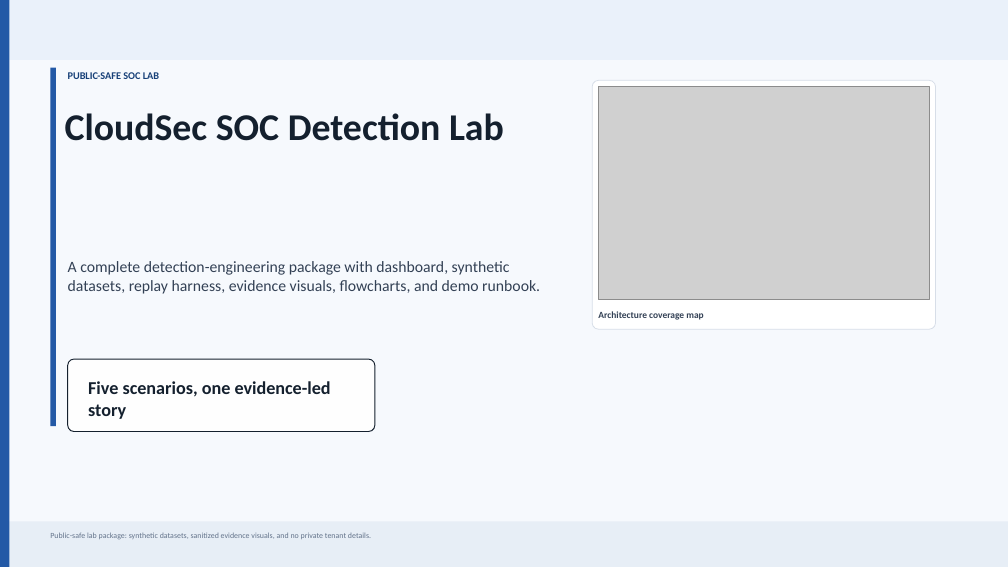
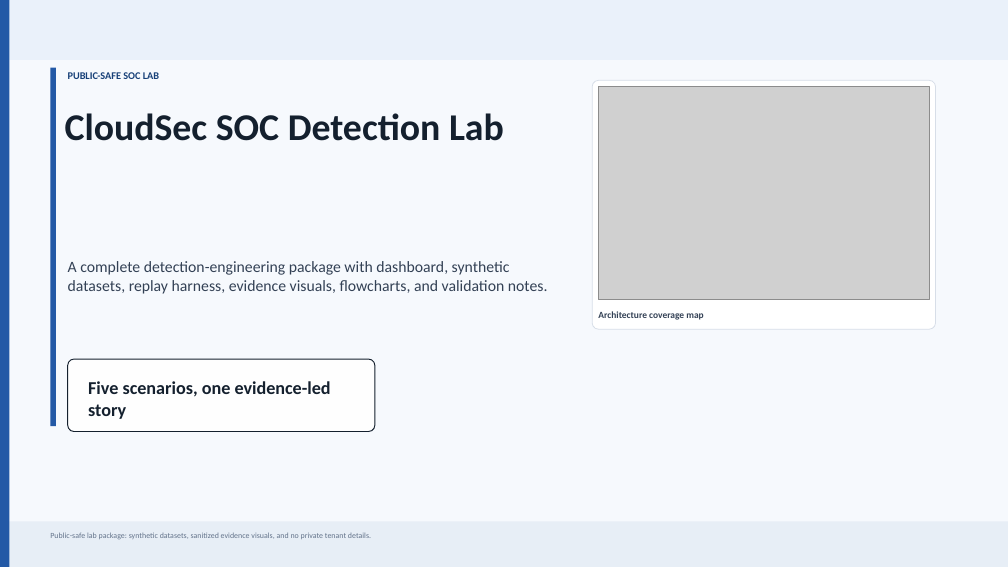
Before and after one commit to Kalla-Bhanu/CloudSec-SOC-Detection-Lab, a slide deck: slide 1 of docs/deck/cloudsec-soc-detection-lab.pptx. Drawn at 1008x567 pixels with LibreOffice and Linux fonts; fonts in the diff are those of the drawing; grey boxes stand for pictures. Boxes give left, top, right and bottom in pixels: in the first picture for what was removed or moved away, otherwise in the second. Text is boxed around its words. In the diff, an @@ line names an element or a change of style, - is before the commit and + after.

Commit message:
Polish public lab documentation and validation

```diff
--- a/docs/deck/cloudsec-soc-detection-lab.pptx
+++ b/docs/deck/cloudsec-soc-detection-lab.pptx
@@ text at [68,261,548,294]: text changed @@
-A complete detection-engineering package with dashboard, synthetic datasets, replay harness, evidence visuals, flowcharts, and demo runbook.
+A complete detection-engineering package with dashboard, synthetic datasets, replay harness, evidence visuals, flowcharts, and validation notes.
```
Also in this commit, not shown: 4 other slides changed, 37 other files.
